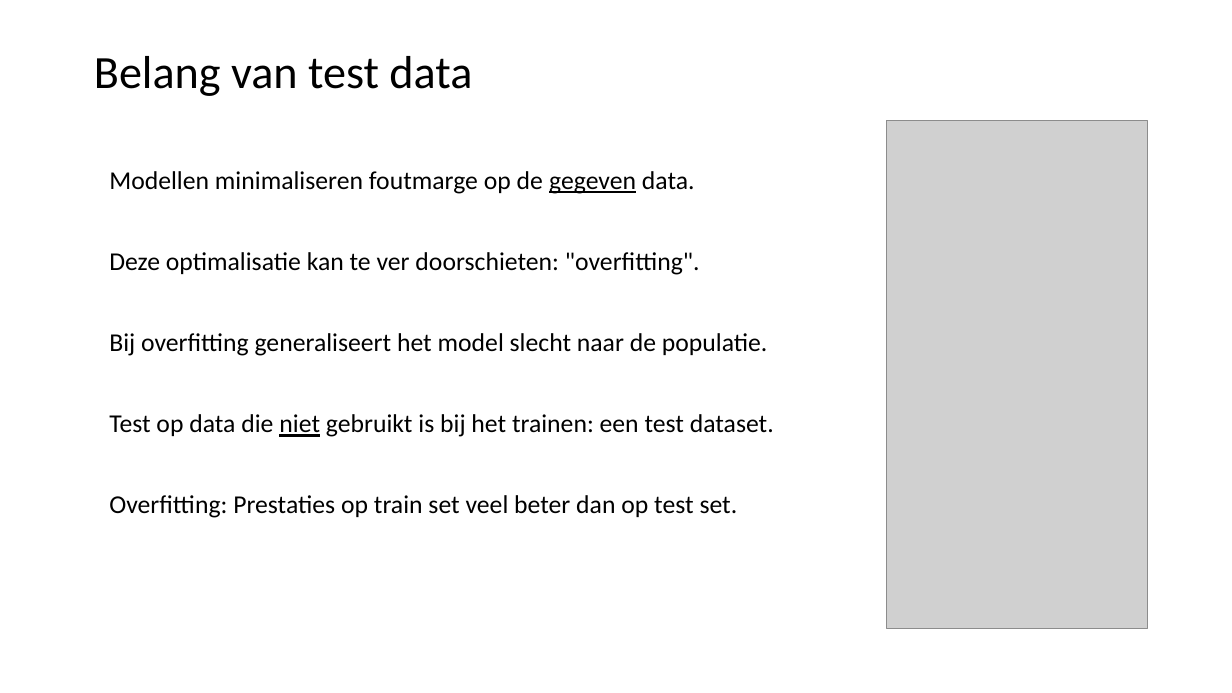
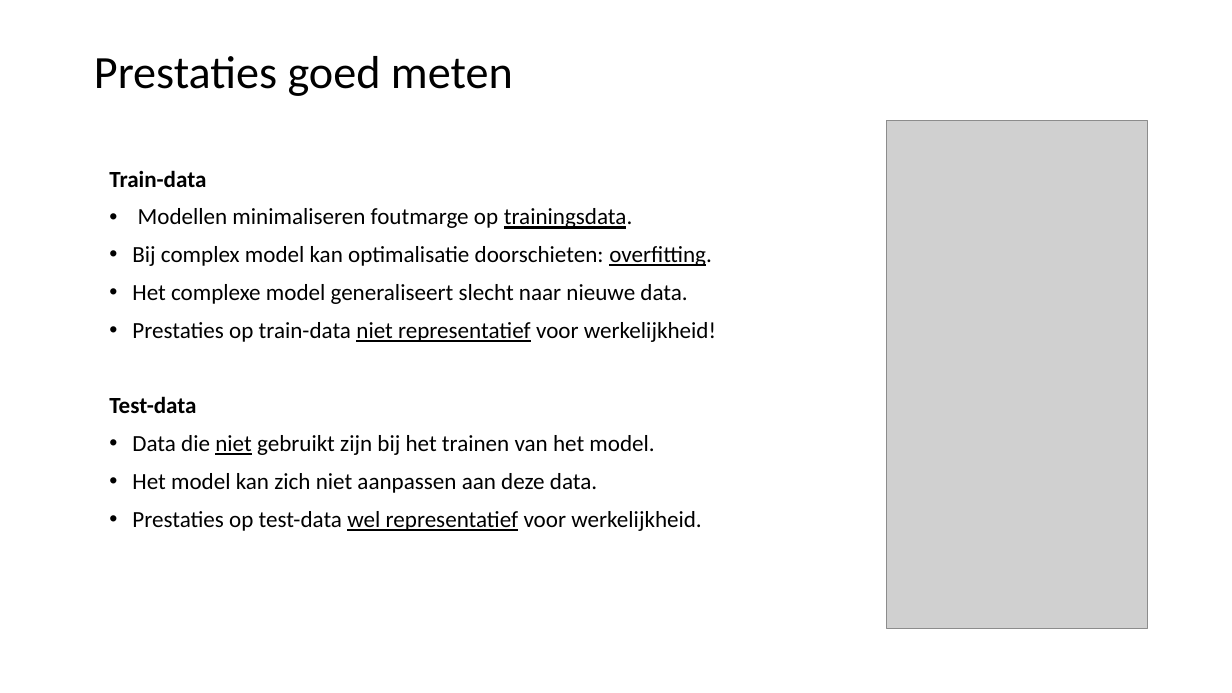
Before and after one commit to LFKoning/knowledge-sharing, a slide deck: slide 29 of python_trainees/4_scikit_learn/python_traineeship_4.pptx (slide 32 before the commit). Drawn at 1232x693 pixels with LibreOffice and Linux fonts; fonts in the diff are those of the drawing; grey boxes stand for pictures. Boxes give left, top, right and bottom in pixels: in the first picture for what was removed or moved away, otherwise in the second. Text is boxed around its words. In the diff, an @@ line names an element or a change of style, - is before the commit and + after.

Commit message:
Update Python trainees part 4

```diff
--- a/python_trainees/4_scikit_learn/python_traineeship_4.pptx
+++ b/python_trainees/4_scikit_learn/python_traineeship_4.pptx
@@ title at box(94, 56, 513, 96): text changed @@
-Belang van test data
+Prestaties goed meten
@@ text at box(109, 170, 716, 531): text changed; size 20 to 18 pt @@
-Modellen minimaliseren foutmarge op de gegeven data.
-Deze optimalisatie kan te ver doorschieten: "overfitting".
-Bij overfitting generaliseert het model slecht naar de populatie.
-Test op data die niet gebruikt is bij het trainen: een test dataset.
-Overfitting: Prestaties op train set veel beter dan op test set.
+Train-data
+• Modellen minimaliseren foutmarge op trainingsdata.
+• Bij complex model kan optimalisatie doorschieten: overfitting.
+• Het complexe model generaliseert slecht naar nieuwe data.
+• Prestaties op train-data niet representatief voor werkelijkheid!
+Test-data
+• Data die niet gebruikt zijn bij het trainen van het model.
+• Het model kan zich niet aanpassen aan deze data.
+• Prestaties op test-data wel representatief voor werkelijkheid.
```
Also in this commit, not shown: 10 other slides changed, 3 slides added, 1 slide removed, 10 other files.
